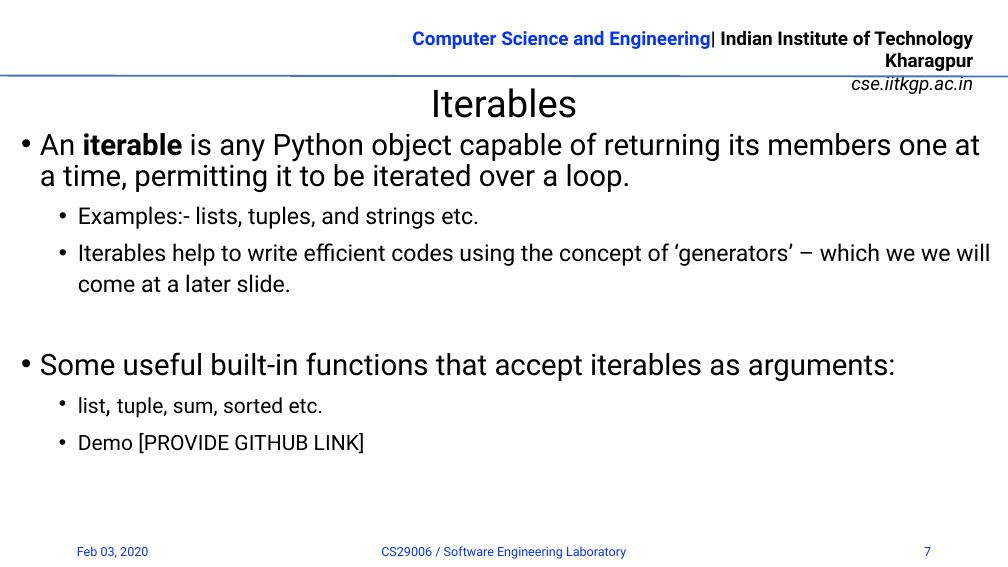
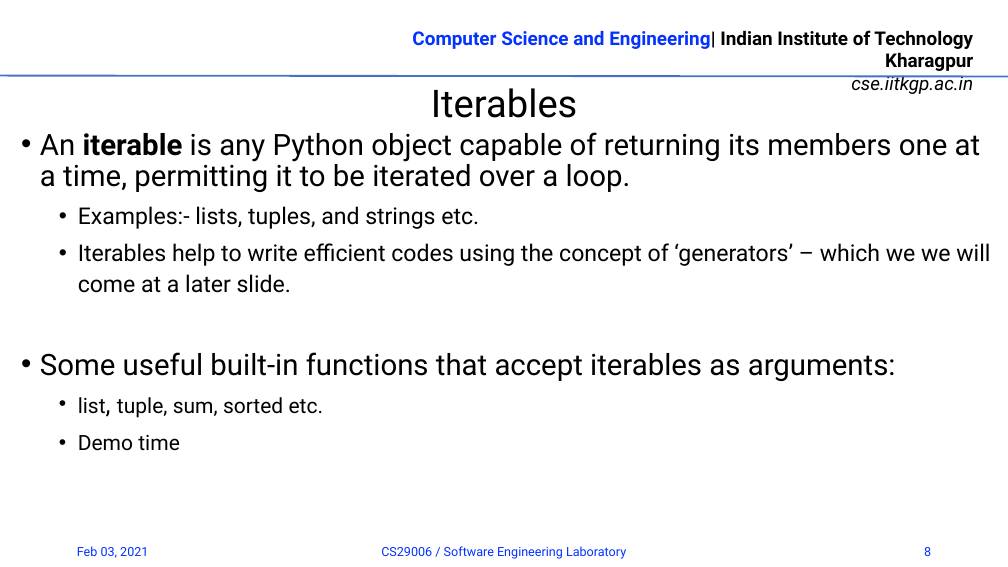
Before and after one commit to rrohit2901/CS29006_SW_Lab_Spr2021, a slide deck: slide 8 of 01_Introduction.pptx (slide 7 before the commit). Drawn at 1008x567 pixels with LibreOffice and Linux fonts; fonts in the diff are those of the drawing; background and template pictures are left out. Boxes give left, top, right and bottom in pixels: in the first picture for what was removed or moved away, otherwise in the second. Text is boxed around its words. In the diff, an @@ line names an element or a change of style, - is before the commit and + after.

```diff
--- a/01_Introduction.pptx
+++ b/01_Introduction.pptx
@@ text at (x1=78, y1=435, x2=180, y2=451): text changed @@
-  • Demo [PROVIDE GITHUB LINK]
+  • Demo time
@@ text at (x1=77, y1=546, x2=148, y2=558): text changed @@
-Feb 03, 2020
+Feb 03, 2021
@@ page number at (x1=924, y1=547, x2=931, y2=556): text changed @@
-7
+8
```
Also in this commit, not shown: 16 other slides changed, 15 slides added.
